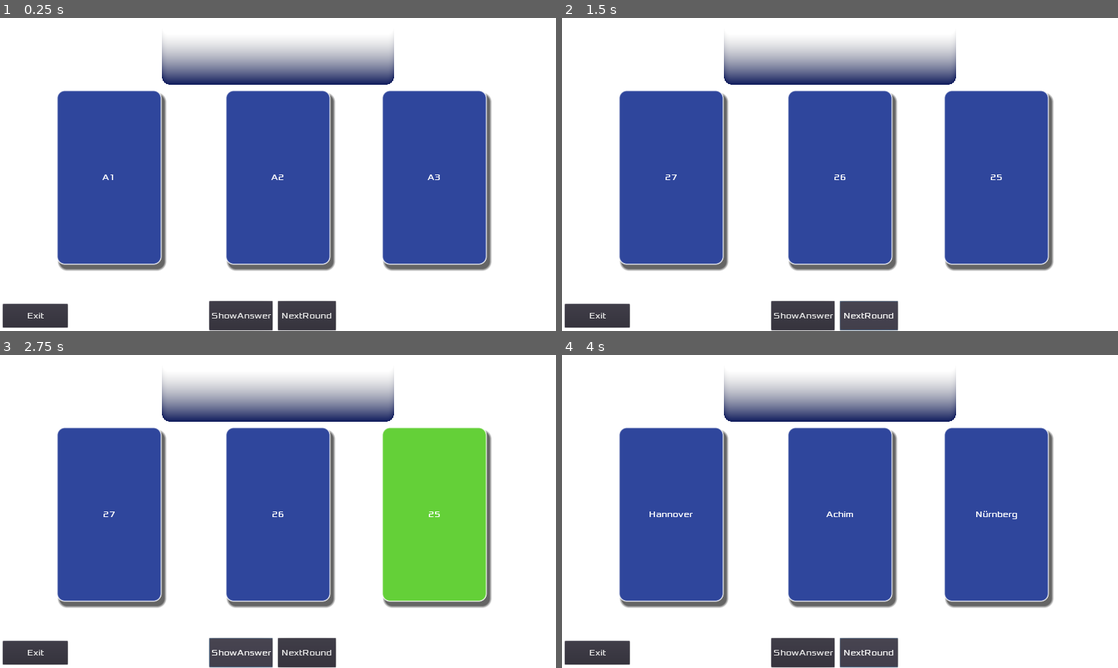
Above: before the commit, frames 1-4 (two rows, left to right).
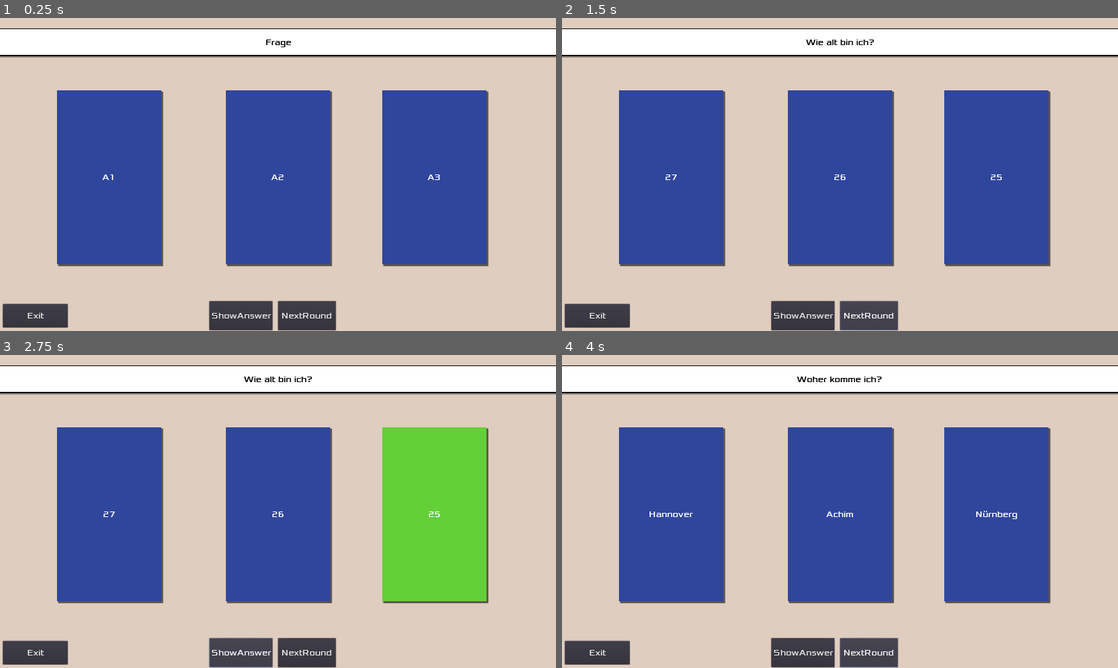
Above: after the commit, the same moments.

Repository: independens/1-2-oder-3
Game: Godot game, scene res://Main.tscn
The game is run twice, just before and just after one commit, with the same random seed, the same clock (stepped at 60 frames per second) and the same inputs.
Inputs:
- Up to frame 1 (0.25 s): no input
- Up to frame 2 (1.5 s): click "NextRound" at 0.5 s; click "NextRound" at 1.25 s
- Up to frame 3 (2.75 s): click "ShowAnswer" at 2 s
- Up to frame 4 (4 s): click "ShowAnswer" at 2.75 s; click "NextRound" at 3.5 s

The runs differ from the first frame. In frame 1, 60% of the frame differs, in the area x 0-100%, y 0-100%; in frame 2, 60%; in frame 3, 60%; in frame 4, 60%.

Commit message:
improve styling a bit

Diff:
--- a/AnswersStyle.tres
+++ b/AnswersStyle.tres
@@ -3,17 +3,9 @@
 [resource]
 resource_name = "AnswersStyle"
 bg_color = Color( 0.188235, 0.278431, 0.615686, 1 )
-border_width_left = 4
-border_width_top = 4
-border_width_right = 4
-border_width_bottom = 4
 border_color = Color( 1, 1, 1, 1 )
 border_blend = true
-corner_radius_top_left = 25
-corner_radius_top_right = 25
-corner_radius_bottom_right = 25
-corner_radius_bottom_left = 25
 corner_detail = 20
-shadow_size = 9
-shadow_offset = Vector2( 10, 15 )
+shadow_size = 3
+shadow_offset = Vector2( 5, 5 )
 anti_aliasing_size = 2
--- a/Main.tscn
+++ b/Main.tscn
@@ -5,14 +5,13 @@
 [ext_resource path="res://AnswersStyle.tres" type="StyleBox" id=3]
 
 [sub_resource type="StyleBoxFlat" id=1]
-bg_color = Color( 0.6, 0.6, 0.6, 0 )
-border_width_bottom = 174
-border_color = Color( 0.0627451, 0.109804, 0.364706, 1 )
-border_blend = true
-corner_radius_top_left = 25
-corner_radius_top_right = 25
-corner_radius_bottom_right = 25
-corner_radius_bottom_left = 25
+bg_color = Color( 1, 1, 1, 1 )
+border_width_top = 4
+border_width_bottom = 4
+border_color = Color( 0, 0, 0, 1 )
+shadow_color = Color( 0, 0, 0, 0.333333 )
+shadow_size = 1
+shadow_offset = Vector2( 0, 5 )
 
 [node name="Main" type="Node2D"]
 script = ExtResource( 2 )
@@ -55,17 +54,19 @@
 [node name="ColorRect" type="ColorRect" parent="."]
 margin_right = 1920.0
 margin_bottom = 1080.0
+color = Color( 0.878431, 0.807843, 0.752941, 1 )
 __meta__ = {
 "_edit_use_anchors_": false
 }
 
 [node name="Question" type="Label" parent="."]
-margin_left = 560.0
-margin_top = 17.0186
-margin_right = 1360.0
-margin_bottom = 229.019
+margin_left = -0.213882
+margin_top = 35.3619
+margin_right = 1919.79
+margin_bottom = 131.362
 custom_styles/normal = SubResource( 1 )
 custom_fonts/font = ExtResource( 1 )
+custom_colors/font_color = Color( 0, 0, 0, 1 )
 text = "Frage"
 align = 1
 valign = 1
